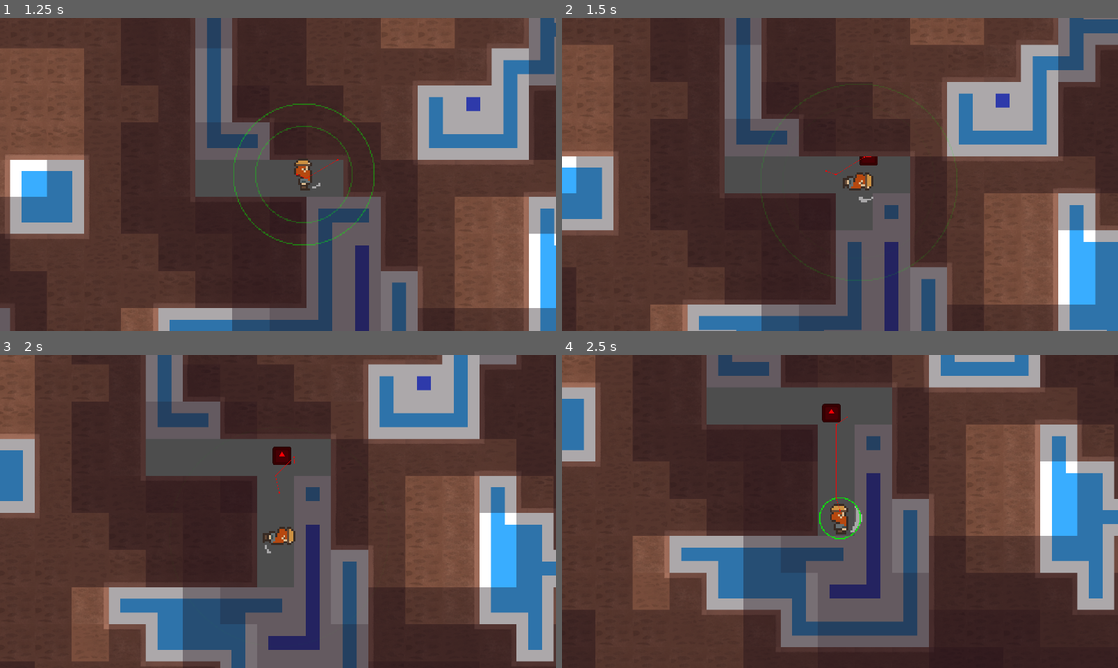
Above: before the commit, frames 1-4 (two rows, left to right).
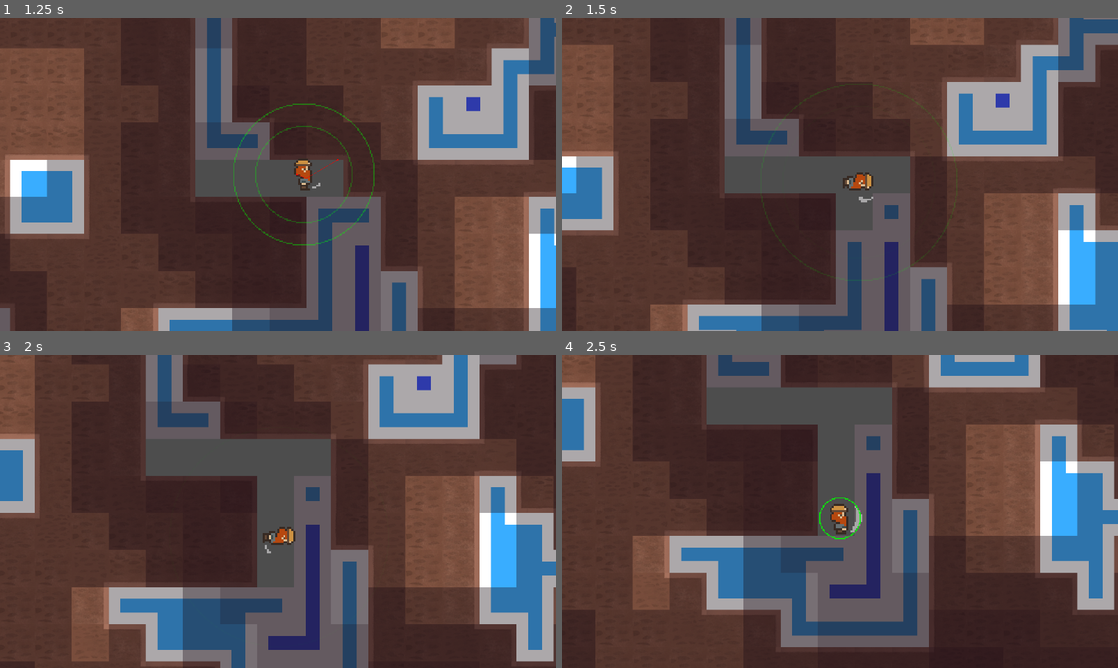
Above: after the commit, the same moments.

Repository: VileOar/ludum-dare-57
Game: Godot game, scene res://levels/main_level.tscn
The game is run twice, just before and just after one commit, with the same random seed, the same clock (stepped at 60 frames per second) and the same inputs. The engine's default icon, where the game draws it, is replaced by a stand-in: a white triangle on a blue panel in a dark square.
Inputs (mouse positions are in pixels of both pictures, inside the frame that each line leads up to):
- Up to frame 1 (1.25 s): move the mouse to (400, 158) at 0.52 s; hold D (MoveRight) from 0.53 s (still down); tap Space (RadarPulse) at 0.6 s; click (400, 158) at 0.67 s
- Up to frame 2 (1.5 s): move the mouse to (728, 190) at 1.27 s; release D (MoveRight) at 1.28 s; hold S (MoveDown) from 1.28 s (still down); tap Space (RadarPulse) at 1.35 s
- Up to frame 3 (2 s): keep holding S (MoveDown)
- Up to frame 4 (2.5 s): move the mouse to (895, 442) at 2.02 s; release S (MoveDown) at 2.03 s; hold D (MoveRight) from 2.03 s (still down); hold 0 from 2.03 s (still down); tap Space (RadarPulse) at 2.3 s

Frame 1 is identical in both runs. In frame 2, 0.1% of the frame differs, in the area x 47-57%, y 44-51%; in frame 3, 0.2%; in frame 4, 0.2%, in the area x 46-52%, y 15-50%.

Commit message:
post merge fix

Diff:
--- a/levels/main_level.tscn
+++ b/levels/main_level.tscn
@@ -23,4 +23,3 @@
 [node name="Player" parent="NavGenerator" instance=ExtResource("2_0vhbo")]
 unique_name_in_owner = true
 position = Vector2(960, 540)
-motion_mode = 1
--- a/src/characters/player/player.tscn
+++ b/src/characters/player/player.tscn
@@ -1,8 +1,8 @@
-[gd_scene load_steps=21 format=3 uid="uid://c41k20yhtuteq"]
+[gd_scene load_steps=22 format=3 uid="uid://c41k20yhtuteq"]
 
 [ext_resource type="Script" uid="uid://pxyjh6sau06" path="res://src/characters/player/player.gd" id="1_7nd6e"]
 [ext_resource type="Texture2D" uid="uid://egc2hrb3tddq" path="res://assets/characters/player/YellowMiner.png" id="1_bxhu7"]
-[ext_resource type="Script" uid="uid://c3s1fv0ne5jxk" path="res://src/player/player_area.gd" id="3_5c1al"]
+[ext_resource type="Script" uid="uid://c3s1fv0ne5jxk" path="res://src/characters/player/player_area.gd" id="3_03ylq"]
 [ext_resource type="PackedScene" uid="uid://dva47lw34td0t" path="res://src/radar/radar_pulse.tscn" id="3_5c1al"]
 
 [sub_resource type="AtlasTexture" id="AtlasTexture_bxhu7"]
@@ -157,11 +157,11 @@
 [node name="PlayerArea" type="Area2D" parent="."]
 collision_layer = 0
 collision_mask = 2
-script = ExtResource("3_5c1al")
-
-[node name="RadarPulse" parent="." instance=ExtResource("3_5c1al")]
+script = ExtResource("3_03ylq")
 
 [node name="CollisionShape2D" type="CollisionShape2D" parent="PlayerArea"]
 shape = SubResource("RectangleShape2D_03ylq")
 
+[node name="RadarPulse" parent="." instance=ExtResource("3_5c1al")]
+
 [connection signal="body_entered" from="PlayerArea" to="PlayerArea" method="_on_body_entered"]
Renamed: src/player/player_area.gd -> src/characters/player/player_area.gd
Renamed: src/player/player_area.gd.uid -> src/characters/player/player_area.gd.uid
